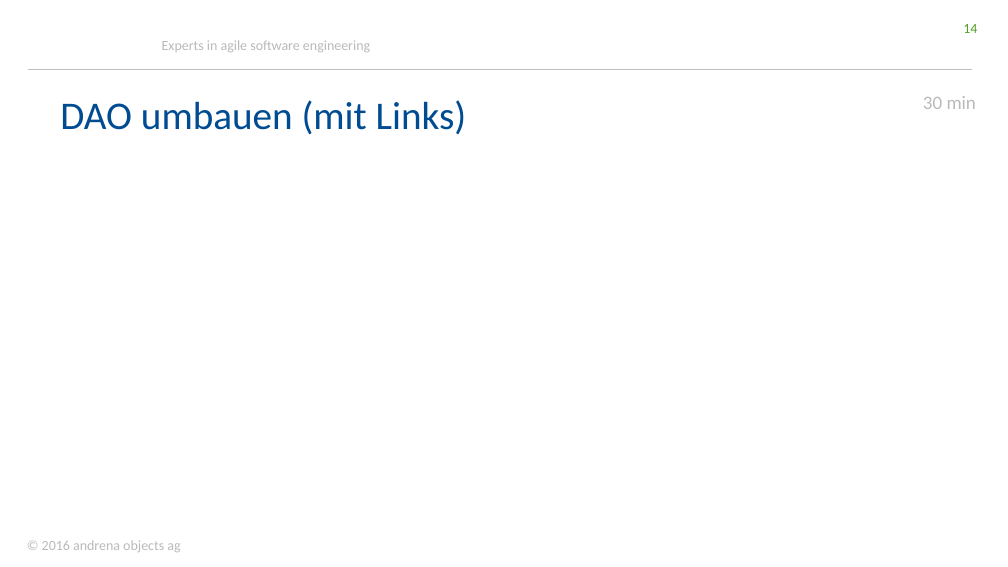
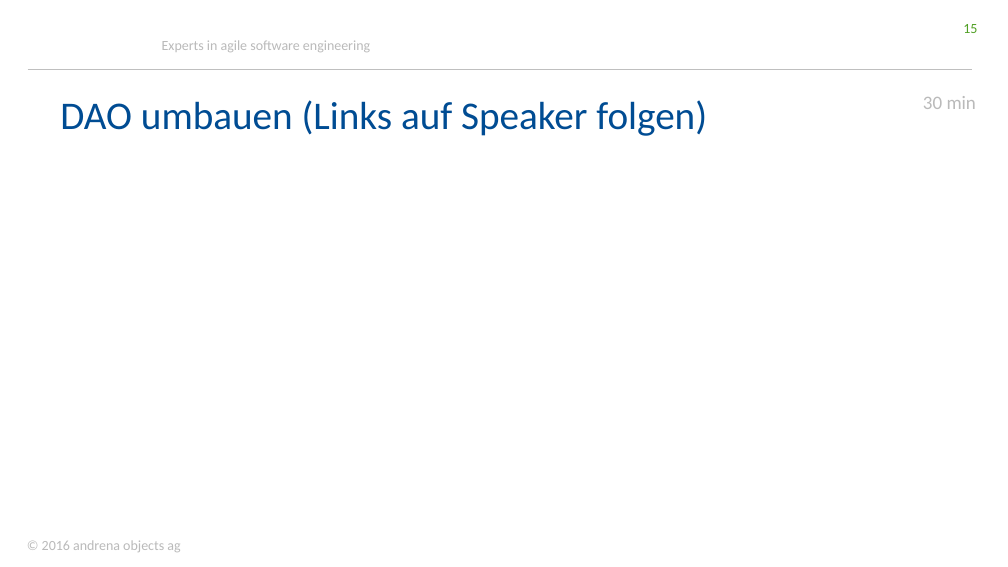
Before and after one commit to stklqt/oop-springboot-springdata-server, a slide deck: slide 15 of springBootDataWorkshop.pptx (slide 14 before the commit). Drawn at 1008x567 pixels with LibreOffice and Linux fonts; fonts in the diff are those of the drawing; background and template pictures are left out. Boxes give left, top, right and bottom in pixels: in the first picture for what was removed or moved away, otherwise in the second. Text is boxed around its words. In the diff, an @@ line names an element or a change of style, - is before the commit and + after.

```diff
--- a/springBootDataWorkshop.pptx
+++ b/springBootDataWorkshop.pptx
@@ page number at <box>963,24,977,33</box>: text changed @@
-14
+15
@@ title at <box>60,100,707,136</box>: text changed @@
-DAO umbauen (mit Links)
+DAO umbauen (Links auf Speaker folgen)
```
Also in this commit, not shown: 5 other slides changed, 1 slide added.
